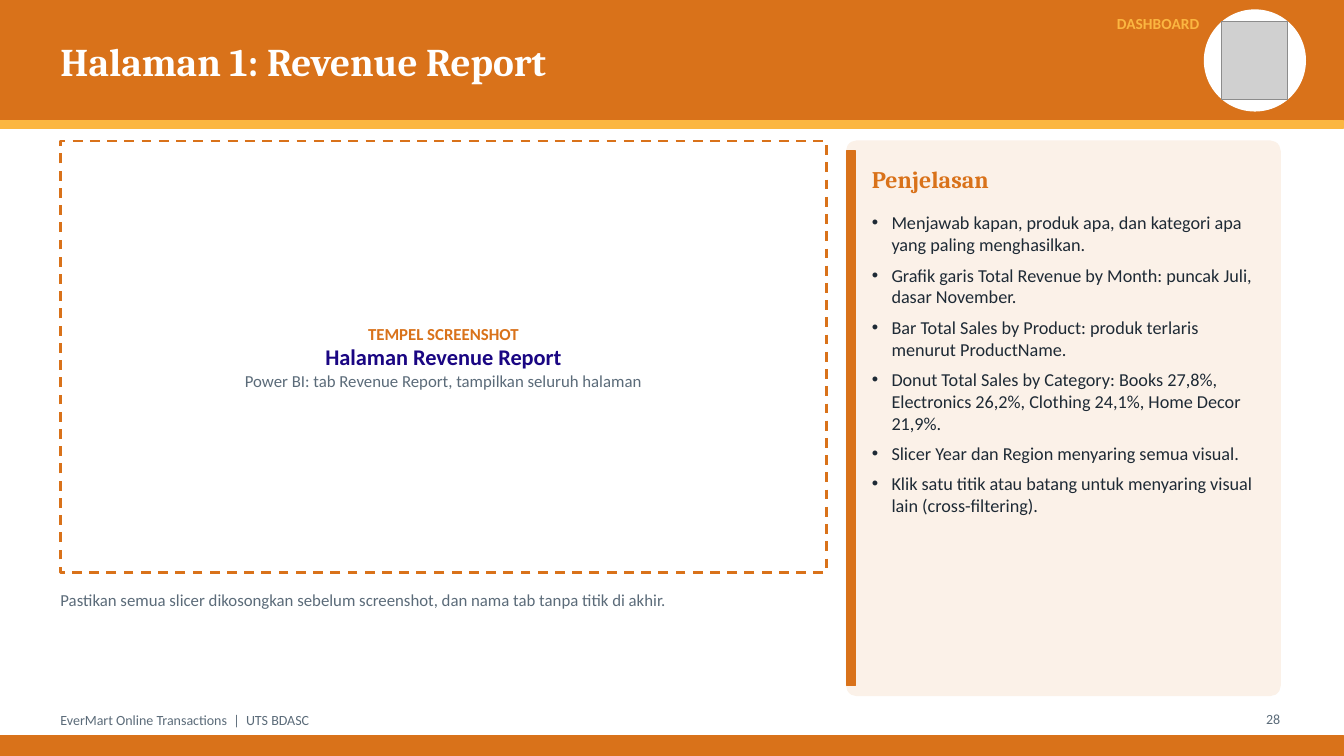
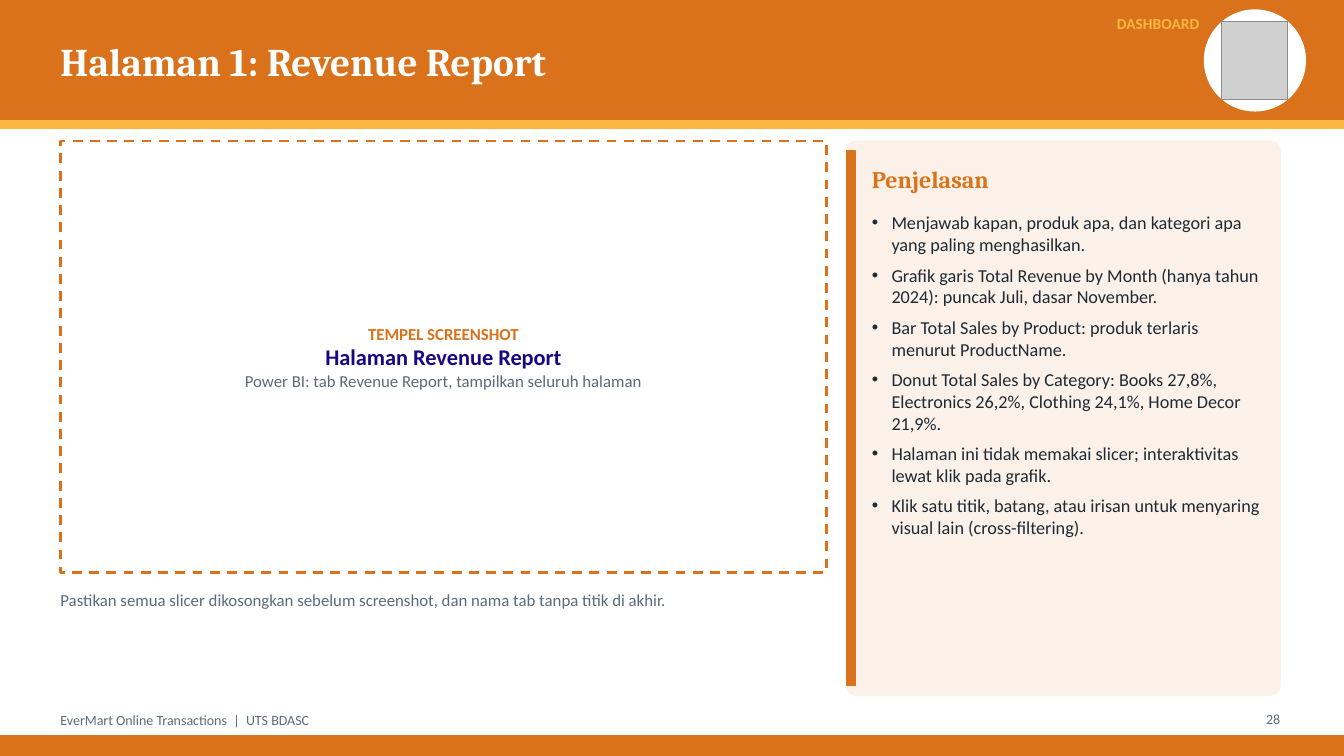
Before and after one commit to farhansech/EXACOUNT, a slide deck: slide 28 of output/EverMart_UTS_BDASC.pptx. Drawn at 1344x756 pixels with LibreOffice and Linux fonts; fonts in the diff are those of the drawing; grey boxes stand for pictures. Boxes give left, top, right and bottom in pixels: in the first picture for what was removed or moved away, otherwise in the second. Text is boxed around its words. In the diff, an @@ line names an element or a change of style, - is before the commit and + after.

```diff
--- a/output/EverMart_UTS_BDASC.pptx
+++ b/output/EverMart_UTS_BDASC.pptx
@@ text at [892,269,1258,306]: text changed @@
-• Grafik garis Total Revenue by Month: puncak Juli, dasar November.
+• Grafik garis Total Revenue by Month (hanya tahun 2024): puncak Juli, dasar November.
@@ text at [892,447,1259,537]: text changed @@
-• Slicer Year dan Region menyaring semua visual.
-• Klik satu titik atau batang untuk menyaring visual lain (cross-filtering).
+• Halaman ini tidak memakai slicer; interaktivitas lewat klik pada grafik.
+• Klik satu titik, batang, atau irisan untuk menyaring visual lain (cross-filtering).
```
Also in this commit, not shown: 1 other slide changed, 1 other file.
